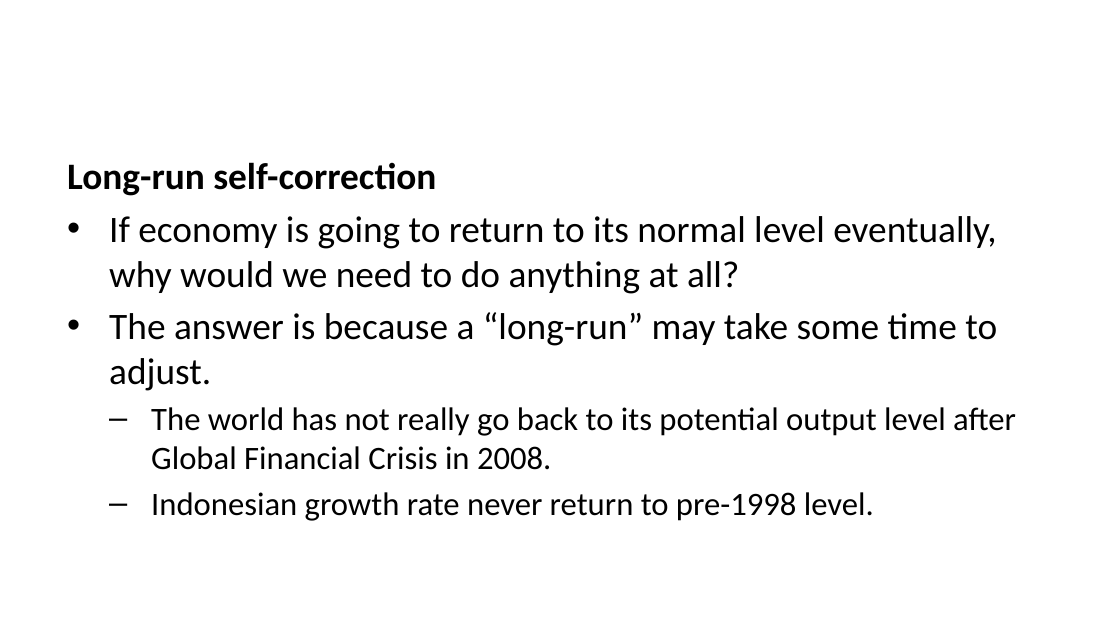
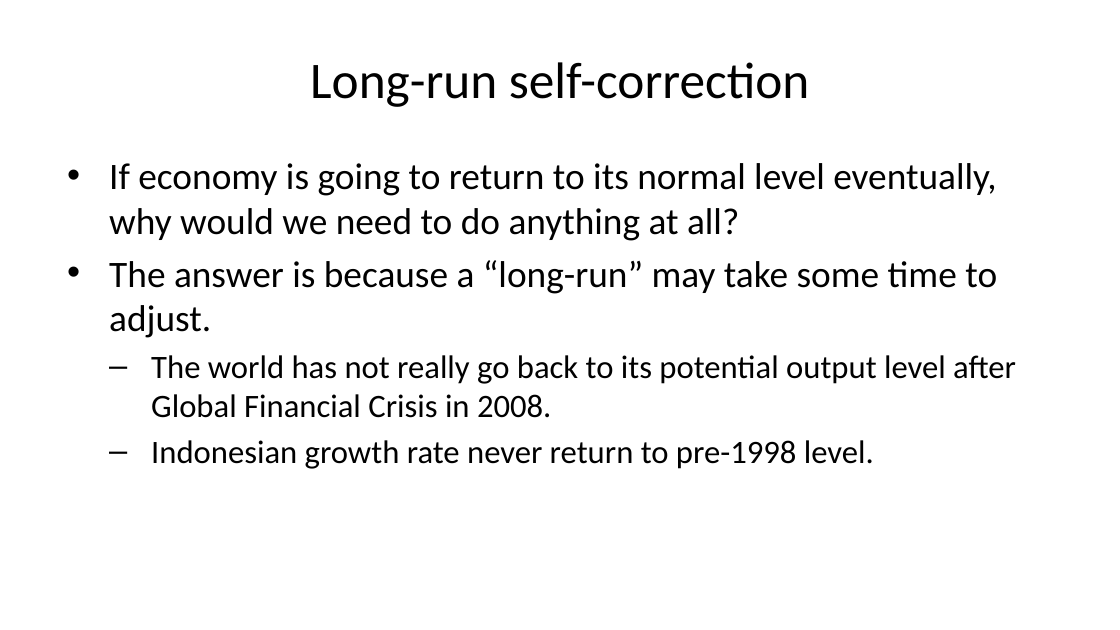
Before and after one commit to imedkrisna/krisna, a slide deck: slide 46 of static/ekon/week10/index.pptx (slide 42 before the commit). Drawn at 1120x630 pixels with LibreOffice and Linux fonts; fonts in the diff are those of the drawing. Boxes give left, top, right and bottom in pixels: in the first picture for what was removed or moved away, otherwise in the second. Text is boxed around its words. In the diff, an @@ line names an element or a change of style, - is before the commit and + after.

```diff
--- a/static/ekon/week10/index.pptx
+++ b/static/ekon/week10/index.pptx
@@ title added at box(310, 62, 809, 107), 33 pt, text #000000 @@
+Long-run self-correction
@@ text at box(67, 162, 436, 196): paragraph removed @@
-Long-run self-correction
```
Also in this commit, not shown: 23 other slides changed, 9 slides added, 5 slides removed, 2 other files.
